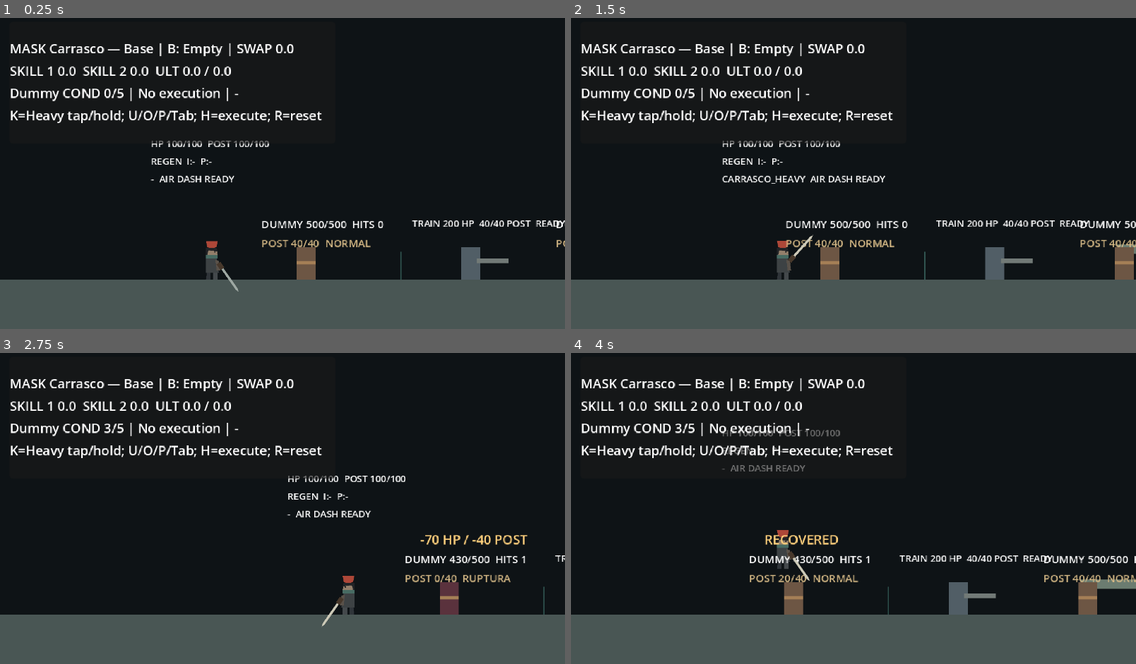
Above: before the commit, frames 1-4 (two rows, left to right).
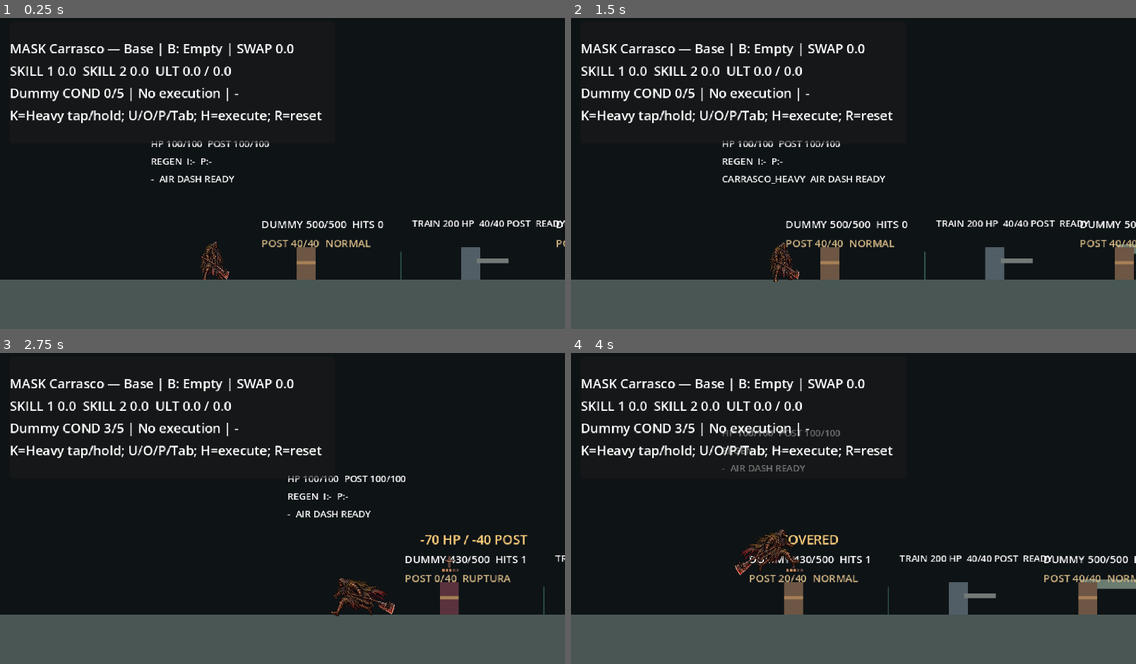
Above: after the commit, the same moments.

Repository: fujikavadaiki-crypto/the-refusal
Game: Godot game, scene res://scenes/test/carrasco_arena.tscn
The game is run twice, just before and just after one commit, with the same random seed, the same clock (stepped at 60 frames per second) and the same inputs. This scene is started directly instead of the project's main scene.
Inputs:
- Up to frame 1 (0.25 s): no input
- Up to frame 2 (1.5 s): tap Enter at 0.5 s; hold K (attack_heavy) 0.53-1.28 s; hold D (move_right) from 0.53 s (still down); tap Space (jump) at 0.77, 1.07 s; tap J (attack_light) at 0.8, 1.35 s
- Up to frame 3 (2.75 s): tap Space (jump) at 1.52, 1.82 s; tap L (dodge) at 1.55, 2.1 s; release D (move_right) at 2.03 s; hold A (move_left) from 2.03 s (still down); tap H (execute) at 2.3 s
- Up to frame 4 (4 s): release A (move_left) at 2.78 s; hold D (move_right) from 2.78 s (still down); tap H (execute) at 2.85 s; tap Space (jump) at 3.02, 3.32, 3.77, 3.8 s; tap I (parry) at 3.05, 3.6 s

The runs differ from the first frame. In frame 1, 0.4% of the frame differs, in the area x 35-43%, y 71-88%; in frame 2, 0.4%; in frame 3, 0.7%; in frame 4, 0.7%, in the area x 29-43%, y 56-74%.

Commit message:
Milestone 8.2: first production visual pass for base Executioner

Diff:
--- a/data/masks/carrasco_base.tres
+++ b/data/masks/carrasco_base.tres
@@ -11,12 +11,14 @@
 [ext_resource type="Resource" path="res://data/attacks/carrasco_air_heavy.tres" id="9_air_h"]
 [ext_resource type="Resource" path="res://data/attacks/carrasco_quebra_selos.tres" id="10_skill1"]
 [ext_resource type="Resource" path="res://data/attacks/carrasco_marca.tres" id="11_skill2"]
+[ext_resource type="PackedScene" path="res://scenes/player/visuals/carrasco_base_visual.tscn" id="12_visual"]
 
 [resource]
 script = ExtResource("1_data")
 mask_id = &"carrasco_base"
 display_name = "Carrasco — Base"
 runtime_script = ExtResource("2_runtime")
+visual_scene = ExtResource("12_visual")
 physical_bonus = 0.2
 posture_bonus = 0.25
 move_speed_multiplier = 0.92
--- a/scenes/player/player.tscn
+++ b/scenes/player/player.tscn
@@ -23,6 +23,7 @@
 [ext_resource type="Resource" path="res://data/attacks/air_heavy.tres" id="19_air_heavy"]
 [ext_resource type="Script" path="res://scripts/masks/mask_controller.gd" id="20_masks"]
 [ext_resource type="Script" path="res://scripts/masks/execution_targeting.gd" id="21_targeting"]
+[ext_resource type="Script" path="res://scripts/player/player_visual_controller.gd" id="22_visual"]
 
 [sub_resource type="CapsuleShape2D" id="CapsuleShape2D_hurt"]
 radius = 6.0
@@ -157,6 +158,7 @@
 disabled = true
 
 [node name="VisualRoot" type="Node2D" parent="."]
+script = ExtResource("22_visual")
 
 [node name="MaskBadge" type="Polygon2D" parent="VisualRoot"]
 visible = false
--- /dev/null
+++ b/scenes/player/visuals/carrasco_base_visual.tscn
@@ -0,0 +1,11 @@
+[gd_scene load_steps=2 format=3]
+
+[ext_resource type="Script" path="res://scripts/player/visuals/carrasco_base_visual.gd" id="1_visual"]
+
+[node name="CarrascoBaseVisual" type="Node2D"]
+z_index = 1
+script = ExtResource("1_visual")
+
+[node name="Sprite" type="Sprite2D" parent="."]
+centered = false
+texture_filter = 1
--- /dev/null
+++ b/scenes/player/visuals/carrasco_impact.tscn
@@ -0,0 +1,7 @@
+[gd_scene load_steps=2 format=3]
+
+[ext_resource type="Script" path="res://scripts/player/visuals/carrasco_impact.gd" id="1_impact"]
+
+[node name="CarrascoImpact" type="Node2D"]
+z_index = 8
+script = ExtResource("1_impact")
--- a/scripts/masks/mask_controller.gd
+++ b/scripts/masks/mask_controller.gd
@@ -2,6 +2,7 @@
 extends Node
 
 signal mask_changed(active: MaskData)
+signal execution_resolved(target: Node2D, result: int)
 
 @export var swap_cooldown_seconds := 10.0
 @onready var player: CharacterBody2D = get_parent() as CharacterBody2D
@@ -120,7 +121,10 @@
     if target == null:
         return ExecutionResolver.Result.INELIGIBLE
     combat.abort_attack()
-    return ExecutionResolver.execute(state, player, target)
+    var result := ExecutionResolver.execute(state, player, target)
+    if result != ExecutionResolver.Result.INELIGIBLE:
+        execution_resolved.emit(target, result)
+    return result
 
 
 func prepare_hit(context: HitContext) -> void:
--- a/scripts/masks/mask_data.gd
+++ b/scripts/masks/mask_data.gd
@@ -5,6 +5,7 @@
 @export var mask_id: StringName
 @export var display_name: String
 @export var runtime_script: Script
+@export var visual_scene: PackedScene
 @export var physical_bonus := 0.0
 @export var posture_bonus := 0.0
 @export var move_speed_multiplier := 1.0
--- /dev/null
+++ b/scripts/player/player_visual_controller.gd
@@ -0,0 +1,136 @@
+class_name PlayerVisualController
+extends Node2D
+
+## Presentation adapter. Reads gameplay state; never drives movement or hitboxes.
+signal audio_cue_requested(cue: StringName)
+
+const IMPACT := preload("res://scenes/player/visuals/carrasco_impact.tscn")
+
+@onready var player: CharacterBody2D = get_parent() as CharacterBody2D
+@onready var combat: PlayerCombat = $"../Combat"
+@onready var defense: PlayerDefense = $"../Defense"
+@onready var masks: MaskController = $"../MaskController"
+@onready var health: HealthComponent = $"../Health"
+@onready var blade: Polygon2D = $"../AttackPivot/SwordBlade"
+@onready var handle: Polygon2D = $"../AttackPivot/SwordHandle"
+@onready var active_marker: Polygon2D = $"../AttackPivot/ActiveMarker"
+@onready var charge_marker: Polygon2D = $"../AttackPivot/ChargeMarker"
+
+var form: Node2D
+var damage_remaining := 0.0
+var execution_remaining := 0.0
+var tribunal_was_active := false
+func _ready() -> void:
+    masks.mask_changed.connect(_on_mask_changed)
+    masks.execution_resolved.connect(_on_execution)
+    combat.attack_started.connect(_on_attack_started)
+    combat.hit_confirmed.connect(_on_hit_confirmed)
+    health.damage_taken.connect(_on_damage_taken)
+    _on_mask_changed(masks.active_data())
+
+
+func _process(delta: float) -> void:
+    damage_remaining = maxf(0.0, damage_remaining - delta)
+    execution_remaining = maxf(0.0, execution_remaining - delta)
+    if form == null:
+        return
+    var runtime := masks.active_state()
+    var tribunal := runtime != null and runtime.ultimate_remaining > 0.0
+    if tribunal and not tribunal_was_active:
+        audio_cue_requested.emit(&"tribunal")
+    tribunal_was_active = tribunal
+    var visual_state := _state_name()
+    var progress := 0.0
+    if combat.current_attack != null:
+        progress = clampf(combat.elapsed / maxf(combat.current_attack.total_seconds(), 0.001), 0.0, 1.0)
+    form.call("set_pose", visual_state, combat.phase, progress, combat.charge_ready(), tribunal)
+
+
+func _state_name() -> StringName:
+    if defense.mode == PlayerDefense.Mode.DEAD:
+        return &"death"
+    if defense.mode == PlayerDefense.Mode.STAGGERED:
+        return &"ruptured"
+    if execution_remaining > 0.0:
+        return &"execution"
+    if damage_remaining > 0.0:
+        return &"hit"
+    if combat.is_charging():
+        return &"charge"
+    if combat.current_attack != null:
+        return combat.current_attack.attack_id
+    if defense.mode == PlayerDefense.Mode.AIR_DASH:
+        return &"air_dash"
+    if defense.mode == PlayerDefense.Mode.DODGING:
+        return &"ground_dash"
+    if defense.mode == PlayerDefense.Mode.PARRYING:
+        return &"parry"
+    if not player.is_on_floor():
+        return &"jump" if player.velocity.y < 0.0 else &"fall"
+    return &"run" if absf(player.velocity.x) > 5.0 else &"idle"
+
+
+func _on_mask_changed(data: MaskData) -> void:
+    var retiring_form := form
+    if form != null:
+        form.visible = false
+        form.queue_free()
+        form = null
+    var masked := data != null and data.visual_scene != null
+    for child in get_children():
+        if child != retiring_form:
+            child.visible = not masked and child.name != "MaskBadge"
+    blade.modulate.a = 0.0 if masked else 1.0
+    handle.modulate.a = 0.0 if masked else 1.0
+    active_marker.modulate.a = 1.0
+    charge_marker.modulate.a = 1.0
+    tribunal_was_active = false
+    if not masked:
+        return
+    form = data.visual_scene.instantiate() as Node2D
+    add_child(form)
+    active_marker.modulate.a = 0.0
+    charge_marker.modulate.a = 0.0
+    if form.has_method("bind_runtime"):
+        form.call("bind_runtime", masks.active_state())
+
+
+func _on_attack_started(attack: AttackData, _action_uid: int) -> void:
+    if form != null:
+        audio_cue_requested.emit(attack.attack_id)
+
+
+func _on_hit_confirmed(context: HitContext) -> void:
+    if form == null or context.target == null or context.outcome == HitContext.Outcome.CONTACT:
+        return
+    var kind: StringName = &"slash"
+    if context.attack_id == &"carrasco_quebra_selos":
+        kind = &"seal_break"
+    elif context.attack_id == &"carrasco_charged_heavy":
+        kind = &"charged"
+    elif context.tags.has("heavy"):
+        kind = &"heavy"
+    elif context.tags.has("mark"):
+        kind = &"mark"
+    _spawn_impact(context.target.global_position + Vector2(0, -12), kind)
+    if context.caused_rupture or context.actual_posture_damage >= 40:
+        _spawn_impact(context.target.global_position + Vector2(0, -18), &"posture")
+
+
+func _on_damage_taken(_context: HitContext) -> void:
+    damage_remaining = 0.18
+
+
+func _on_execution(target: Node2D, result: int) -> void:
+    if form == null:
+        return
+    execution_remaining = 0.28
+    _spawn_impact(target.global_position + Vector2(0, -14), &"execution" if result == ExecutionResolver.Result.COMMON_KILL else &"sentence")
+    audio_cue_requested.emit(&"execution")
+
+
+func _spawn_impact(world_position: Vector2, kind: StringName) -> void:
+    var effect := IMPACT.instantiate() as Node2D
+    player.get_parent().add_child(effect)
+    effect.global_position = world_position
+    effect.call("start", kind, player.facing_direction)
--- /dev/null
+++ b/scripts/player/visuals/carrasco_base_visual.gd
@@ -0,0 +1,202 @@
+extends Node2D
+
+## Interchangeable Base presentation. Gameplay timings and hitboxes live elsewhere.
+const MARK := preload("res://scripts/player/visuals/condemnation_mark.gd")
+const FRAME_IDLE := preload("res://assets/characters/carrasco_base/idle.png")
+const FRAME_RUN := preload("res://assets/characters/carrasco_base/run.png")
+const FRAME_LIGHT_1 := preload("res://assets/characters/carrasco_base/light_1.png")
+const FRAME_HEAVY := preload("res://assets/characters/carrasco_base/heavy.png")
+const CLOTH_LIGHT := Color("46413c")
+const ARMOR := Color("584b40")
+const BONE := Color("b9a992")
+const JUDGMENT := Color("a4553e")
+
+@onready var sprite: Sprite2D = $Sprite
+
+var runtime: CarrascoRuntimeState
+var marks: Dictionary = {}
+var pose: StringName = &"idle"
+var attack_phase := PlayerCombat.Phase.IDLE
+var attack_progress := 0.0
+var charged_ready := false
+var tribunal := false
+var clock := 0.0
+
+
+func _ready() -> void:
+    _sync_sprite()
+
+
+func bind_runtime(state: MaskRuntimeState) -> void:
+    runtime = state as CarrascoRuntimeState
+
+
+func set_pose(next_pose: StringName, phase: int, progress: float, ready: bool, ultimate: bool) -> void:
+    if pose != next_pose or attack_phase != phase or charged_ready != ready or tribunal != ultimate:
+        pose = next_pose
+        attack_phase = phase
+        charged_ready = ready
+        tribunal = ultimate
+    attack_progress = progress
+    queue_redraw()
+
+
+func _process(delta: float) -> void:
+    clock += delta
+    _sync_sprite()
+    _sync_marks()
+    queue_redraw()
+
+
+func _exit_tree() -> void:
+    for mark in marks.values():
+        if is_instance_valid(mark):
+            mark.queue_free()
+    marks.clear()
+
+
+func _sync_marks() -> void:
+    if runtime == null:
+        return
+    for key in marks.keys():
+        var mark: Node2D = marks[key]
+        if not is_instance_valid(mark) or not runtime.targets.has(key):
+            if is_instance_valid(mark):
+                mark.queue_free()
+            marks.erase(key)
+    for key in runtime.targets.keys():
+        var entry: Dictionary = runtime.targets[key]
+        var target: Node = entry.ref.get_ref()
+        if target == null or not is_instance_valid(target) or not target is Node2D:
+            continue
+        var stacks := runtime.stacks_for(target)
+        if stacks <= 0:
+            if marks.has(key):
+                marks[key].queue_free()
+                marks.erase(key)
+            continue
+        if not marks.has(key):
+            var mark := Node2D.new()
+            mark.set_script(MARK)
+            target.add_child(mark)
+            mark.position = Vector2(0, -29)
+            marks[key] = mark
+        marks[key].set_stacks(stacks)
+
+
+func _draw() -> void:
+    _draw_sprite_effects()
+
+
+func _sync_sprite() -> void:
+    var frame: Texture2D = FRAME_IDLE
+    var source_anchor := Vector2(555.0, 1250.0)
+    var image_scale := 0.027
+    var rotation := 0.0
+    var offset := Vector2(0, 13)
+    if pose in [&"run", &"ground_dash", &"air_dash", &"jump", &"fall"]:
+        frame = FRAME_RUN
+        source_anchor = Vector2(1070.0, 930.0)
+        image_scale = 0.040
+        if pose == &"run":
+            offset.y += int(clock * 11.0) % 2
+        elif pose in [&"ground_dash", &"air_dash"]:
+            rotation = -5.0
+            offset.x += 2
+        elif pose == &"jump":
+            rotation = -12.0
+            offset.y -= 1
+        elif pose == &"fall":
+            rotation = 6.0
+    elif pose == &"execution":
+        frame = FRAME_HEAVY
+        source_anchor = Vector2(660.0, 930.0)
+        image_scale = 0.038
+    elif pose.begins_with("carrasco_") and attack_phase == PlayerCombat.Phase.ACTIVE:
+        if pose in [&"carrasco_light_1", &"carrasco_light_2", &"carrasco_post_dodge", &"carrasco_air_light", &"carrasco_marca"]:
+            frame = FRAME_LIGHT_1
+            source_anchor = Vector2(530.0, 930.0)
+            image_scale = 0.036
+            if pose == &"carrasco_light_2":
+                rotation = -26.0
+                offset.y -= 6
+            elif pose == &"carrasco_air_light":
+                rotation = -6.0
+            else:
+                offset.x += 2
+        else:
+            frame = FRAME_HEAVY
+            source_anchor = Vector2(660.0, 930.0)
+            image_scale = 0.038
+            if pose == &"carrasco_air_heavy":
+                rotation = -9.0
+            elif pose == &"carrasco_light_3":
+                image_scale = 0.035
+                rotation = 9.0
+                offset.y -= 3
+            elif pose == &"carrasco_charged_heavy":
+                offset.x += 2
+    elif pose.begins_with("carrasco_") and attack_phase == PlayerCombat.Phase.WINDUP:
+        rotation = -5.0 if pose.contains("heavy") or pose.contains("quebra") else -2.0
+        offset.y += 1
+    elif pose == &"charge":
+        rotation = -5.0
+        offset.y += 1
+    elif pose == &"hit" or pose == &"ruptured":
+        rotation = 9.0
+    elif pose == &"death":
+        rotation = -90.0
+    sprite.texture = frame
+    sprite.offset = -source_anchor
+    sprite.scale = Vector2(image_scale, image_scale)
+    sprite.position = offset
+    sprite.rotation_degrees = rotation
+    sprite.modulate = Color.WHITE
+    if pose == &"hit" or pose == &"ruptured":
+        sprite.modulate = Color("e9a989")
+    elif (pose == &"charge" and charged_ready) or pose == &"carrasco_charged_heavy":
+        sprite.modulate = Color("ffe1b5")
+    elif tribunal:
+        sprite.modulate = Color(1.2, 1.0, 0.85)
+
+
+func _draw_sprite_effects() -> void:
+    var pulse := int(clock * 10.0) % 4
+    if pose in [&"ground_dash", &"air_dash"]:
+        _rect(-21, -4, 7, 1, CLOTH_LIGHT)
+        _rect(-25, 2, 5, 1, ARMOR)
+    if pose == &"charge":
+        var charge_color := BONE if charged_ready else JUDGMENT
+        _rect(12, -12, 2, 2, charge_color)
+        _rect(17, -19, 2, 2, charge_color)
+        if charged_ready:
+            _rect(23, -8, 2, 2, charge_color)
+            _rect(-10, -21, 2, 2, charge_color)
+    if tribunal:
+        _rect(-19, -19 + pulse, 2, 8, JUDGMENT)
+        _rect(-16, -23 + pulse, 5, 1, BONE)
+        _rect(17, -23 + pulse, 2, 9, JUDGMENT)
+        _rect(12, -25 + pulse, 5, 1, BONE)
+        _rect(-16, 4 - pulse, 4, 1, JUDGMENT)
+        _rect(13, 3 - pulse, 4, 1, JUDGMENT)
+        _rect(-4, -28, 8, 1, JUDGMENT)
+        _rect(-1, -30, 2, 2, BONE)
+    if attack_phase != PlayerCombat.Phase.ACTIVE:
+        return
+    match pose:
+        &"carrasco_light_1", &"carrasco_post_dodge":
+            _rect(38, -10, 2, 2, JUDGMENT)
+        &"carrasco_light_2":
+            _rect(31, -24, 2, 2, BONE)
+        &"carrasco_light_3":
+            _rect(30, -6, 3, 2, JUDGMENT)
+        &"carrasco_charged_heavy":
+            _rect(34, -8, 3, 2, BONE)
+        &"carrasco_quebra_selos":
+            _rect(32, -7, 3, 3, JUDGMENT)
+        &"carrasco_marca":
+            _rect(38, -13, 3, 3, JUDGMENT)
+
+
+func _rect(x: int, y: int, w: int, h: int, color: Color) -> void:
+    draw_rect(Rect2(x, y, w, h), color)
--- /dev/null
+++ b/scripts/player/visuals/carrasco_impact.gd
@@ -0,0 +1,58 @@
+extends Node2D
+
+## Short, local, hard-edge effects. No gameplay collision or damage.
+var kind: StringName = &"slash"
+var direction := 1
+var age := 0.0
+var lifetime := 0.20
+
+
+func start(effect_kind: StringName, facing: int) -> void:
+    kind = effect_kind
+    direction = facing
+    lifetime = 0.30 if kind in [&"execution", &"sentence", &"seal_break"] else 0.20
+    queue_redraw()
+
+
+func _process(delta: float) -> void:
+    age += delta
+    if age >= lifetime:
+        queue_free()
+    else:
+        queue_redraw()
+
+
+func _draw() -> void:
+    var t := age / lifetime
+    var alpha := 1.0 - t
+    var color := Color("c7b59a")
+    var reach := 9
+    match kind:
+        &"heavy":
+            color = Color("d0b685")
+            reach = 13
+        &"charged":
+            color = Color("f0c17a")
+            reach = 16
+        &"posture":
+            color = Color("8ea7aa")
+            reach = 11
+        &"seal_break":
+            color = Color("b2c3bb")
+            reach = 16
+        &"mark":
+            color = Color("b77553")
+            reach = 8
+        &"execution", &"sentence":
+            color = Color("da9b65")
+            reach = 17 if kind == &"execution" else 13
+    color.a = alpha
+    var r := reach + roundi(4.0 * t)
+    draw_rect(Rect2(-r * direction, -2, 2 * r, 2), color)
+    draw_rect(Rect2(-2, -r, 2, 2 * r), color)
+    if kind in [&"posture", &"seal_break", &"charged"]:
+        draw_rect(Rect2(-r / 2.0, -r / 2.0, 2, 3), color)
+        draw_rect(Rect2(r / 2.0, r / 2.0, 2, 3), color)
+    if kind in [&"execution", &"sentence"]:
+        draw_rect(Rect2(-r / 2.0, -r / 2.0, r, 2), color)
+        draw_rect(Rect2(-r / 2.0, r / 2.0, r, 2), color)
--- /dev/null
+++ b/scripts/player/visuals/condemnation_mark.gd
@@ -0,0 +1,26 @@
+extends Node2D
+
+## Five small ritual segments indicate the actual runtime stack count.
+var stacks := 0
+
+
+func set_stacks(value: int) -> void:
+    if stacks == value:
+        return
+    stacks = clampi(value, 0, 5)
+    queue_redraw()
+
+
+func _draw() -> void:
+    var dull := Color("5f4138")
+    var lit := Color("c8875c")
+    draw_rect(Rect2(-4, -4, 8, 1), dull)
+    draw_rect(Rect2(-1, -7, 2, 10), dull)
+    for index in range(5):
+        var x := -6 + index * 3
+        draw_rect(Rect2(x, 4, 2, 2), lit if index < stacks else dull)
+    if stacks >= 3:
+        draw_rect(Rect2(-2, -3, 4, 1), lit)
+    if stacks == 5:
+        draw_rect(Rect2(-6, -5, 2, 2), lit)
+        draw_rect(Rect2(4, -5, 2, 2), lit)
--- /dev/null
+++ b/tests/verify_milestone8_2.gd
@@ -0,0 +1,124 @@
+extends SceneTree
+
+const CARRASCO := preload("res://data/masks/carrasco_base.tres")
+var failed := false
+
+
+func _initialize() -> void:
+    call_deferred("run_checks")
+
+
+func frames(count: int) -> void:
+    for _i in range(count):
+        await physics_frame
+
+
+func check(value: bool, description: String) -> void:
+    if value:
+        print("PASS: ", description)
+    else:
+        failed = true
+        printerr("FAIL: ", description)
+
+
+func run_checks() -> void:
+    var arena := load("res://scenes/test/carrasco_arena.tscn").instantiate() as Node2D
+    root.add_child(arena)
+    arena.get_node("Peregrino").process_mode = Node.PROCESS_MODE_DISABLED
+    await frames(5)
+    var player := arena.get_node("TestRoom/Player") as CharacterBody2D
+    var visual := player.get_node("VisualRoot") as PlayerVisualController
+    var masks := player.get_node("MaskController") as MaskController
+    var combat := player.get_node("Combat") as PlayerCombat
+    var defense := player.get_node("Defense") as PlayerDefense
+    var state := masks.active_state() as CarrascoRuntimeState
+    var dummy := arena.get_node("TestRoom/Dummy") as Node2D
+
+    check(CARRASCO.visual_scene != null and visual.form != null, "Carrasco loads independent visual scene")
+    check(visual.form.sprite.texture != null and visual.form.sprite.texture_filter == CanvasItem.TEXTURE_FILTER_NEAREST, "Carrasco artwork loads with nearest filtering")
+    check(visual.get_node("Head").visible == false, "base human placeholder is hidden while masked")
+    check(visual.blade.modulate.a == 0.0 and visual.handle.modulate.a == 0.0, "old technical sword is hidden behind authored axe")
+    check(visual.active_marker.modulate.a == 0.0 and visual.charge_marker.modulate.a == 0.0, "technical active markers are visually hidden")
+    check((player.get_node("CollisionShape2D") as CollisionShape2D).shape is CapsuleShape2D and (player.get_node("CollisionShape2D") as CollisionShape2D).shape.height == 26.0, "player collider remains 26 px")
+    check(visual._state_name() == &"idle", "idle pose follows gameplay")
+    Input.action_press("move_right")
+    await frames(8)
+    check(visual._state_name() == &"run", "run pose follows horizontal movement")
+    Input.action_release("move_right")
+    Input.action_press("jump")
+    await frames(2)
+    Input.action_release("jump")
+    check(visual._state_name() == &"jump", "jump pose follows upward velocity")
+    await frames(24)
+    check(visual._state_name() == &"fall" or player.is_on_floor(), "fall pose follows descent")
+    await frames(30)
+    player.global_position = Vector2(320, 215)
+    player.velocity = Vector2.ZERO
+    await frames(3)
+
+    Input.action_press("attack_light")
+    await frames(2)
+    Input.action_release("attack_light")
+    check(combat.current_attack == CARRASCO.light_1 and visual._state_name() == &"carrasco_light_1", "Light 1 uses its own visual pose")
+    check(not combat.hitbox.active, "hitbox stays disarmed during visual windup")
+    await frames(10)
+    check(combat.phase == PlayerCombat.Phase.ACTIVE and combat.hitbox.active, "visual active phase matches existing hitbox phase")
+    combat.abort_attack()
+    await frames(2)
+
+    Input.action_press("attack_heavy")
+    await frames(2)
+    check(visual._state_name() == &"charge" and not combat.charge_ready(), "charge pose begins before threshold")
+    await frames(70)
+    check(combat.charge_ready() and visual.form.charged_ready, "ready pose follows one second threshold")
+    Input.action_release("attack_heavy")
+    await frames(2)
+    check(visual._state_name() == &"carrasco_charged_heavy", "charged attack has distinct visual pose")
+    combat.abort_attack()
+
+    state.add_stacks(dummy, 5)
+    await frames(2)
+    check(visual.form.marks.has(dummy.get_instance_id()) and visual.form.marks[dummy.get_instance_id()].stacks == 5, "target mark shows five actual Condemnation stacks")
+    state.clear_target(dummy)
+    await frames(2)
+    check(not visual.form.marks.has(dummy.get_instance_id()), "target mark clears with runtime state")
+    state.ultimate_remaining = 4.0
+    await frames(2)
+    check(visual.form.tribunal, "Tribunal aura follows runtime duration")
+    state.end_ultimate()
+    await frames(2)
+    check(not visual.form.tribunal, "Tribunal aura clears on end")
+
+    masks.activate_slot_for_setup(1)
+    await frames(2)
+    check(visual.form == null and visual.get_node("Head").visible and not visual.get_node("MaskBadge").visible and visual.active_marker.modulate.a == 1.0 and visual.blade.modulate.a == 1.0 and visual.handle.modulate.a == 1.0, "empty second slot restores unmasked human and weapon")
+    masks.activate_slot_for_setup(0)
+    await frames(2)
+    check(visual.form != null and masks.active_state() == state, "return to Carrasco restores visual and same runtime")
+
+    defense.mode = PlayerDefense.Mode.DODGING
+    await frames(2)
+    check(visual._state_name() == &"ground_dash", "ground dash pose follows defense mode")
+    defense.mode = PlayerDefense.Mode.AIR_DASH
+    await frames(2)
+    check(visual._state_name() == &"air_dash", "air dash pose follows defense mode")
+    defense.mode = PlayerDefense.Mode.READY
+    for attack in [CARRASCO.light_1, CARRASCO.light_2, CARRASCO.light_3, CARRASCO.heavy, CARRASCO.heavy.charged_variant, CARRASCO.post_dodge, CARRASCO.air_light, CARRASCO.air_heavy, CARRASCO.skill_1, CARRASCO.skill_2]:
+        combat.abort_attack()
+        check(combat.start_special(attack), "visual can begin %s" % attack.attack_id)
+        await frames(2)
+        check(visual._state_name() == attack.attack_id and visual.form.pose == attack.attack_id, "visual follows %s" % attack.attack_id)
+    combat.abort_attack()
+    Input.action_press("move_left")
+    await frames(7)
+    Input.action_release("move_left")
+    check(visual.scale.x == -1.0 and combat.pivot.scale.x == -1.0, "left facing mirrors silhouette and weapon together")
+    Input.action_press("move_right")
+    await frames(7)
+    Input.action_release("move_right")
+    check(visual.scale.x == 1.0 and combat.pivot.scale.x == 1.0, "right facing restores silhouette and weapon together")
+    check(CARRASCO.light_1.base_damage == 30 and CARRASCO.light_1.posture_damage == 16 and CARRASCO.skill_1.base_damage == 50 and CARRASCO.skill_1.posture_damage == 70, "visual pass preserves sample attack data")
+    arena.queue_free()
+    await frames(2)
+    print("MILESTONE 8.2: ", "FAIL" if failed else "PASS")
+    quit(1 if failed else 0)
Binary file added: assets/characters/carrasco_base/heavy.png
Not shown, added: assets/characters/carrasco_base/heavy.png.import
Binary file added: assets/characters/carrasco_base/idle.png
Not shown, added: assets/characters/carrasco_base/idle.png.import
Binary file added: assets/characters/carrasco_base/light_1.png
Not shown, added: assets/characters/carrasco_base/light_1.png.import
Binary file added: assets/characters/carrasco_base/run.png
Not shown, added: assets/characters/carrasco_base/run.png.import
Binary file added: assets/reference/carrasco_base_official.png
Not shown, added: assets/reference/carrasco_base_official.png.import
Not shown: 1 places in data/masks/carrasco_base.tres that only renumber resources
Not shown: 1 places in scenes/player/player.tscn that only renumber resources
(and 6 more such lines)
